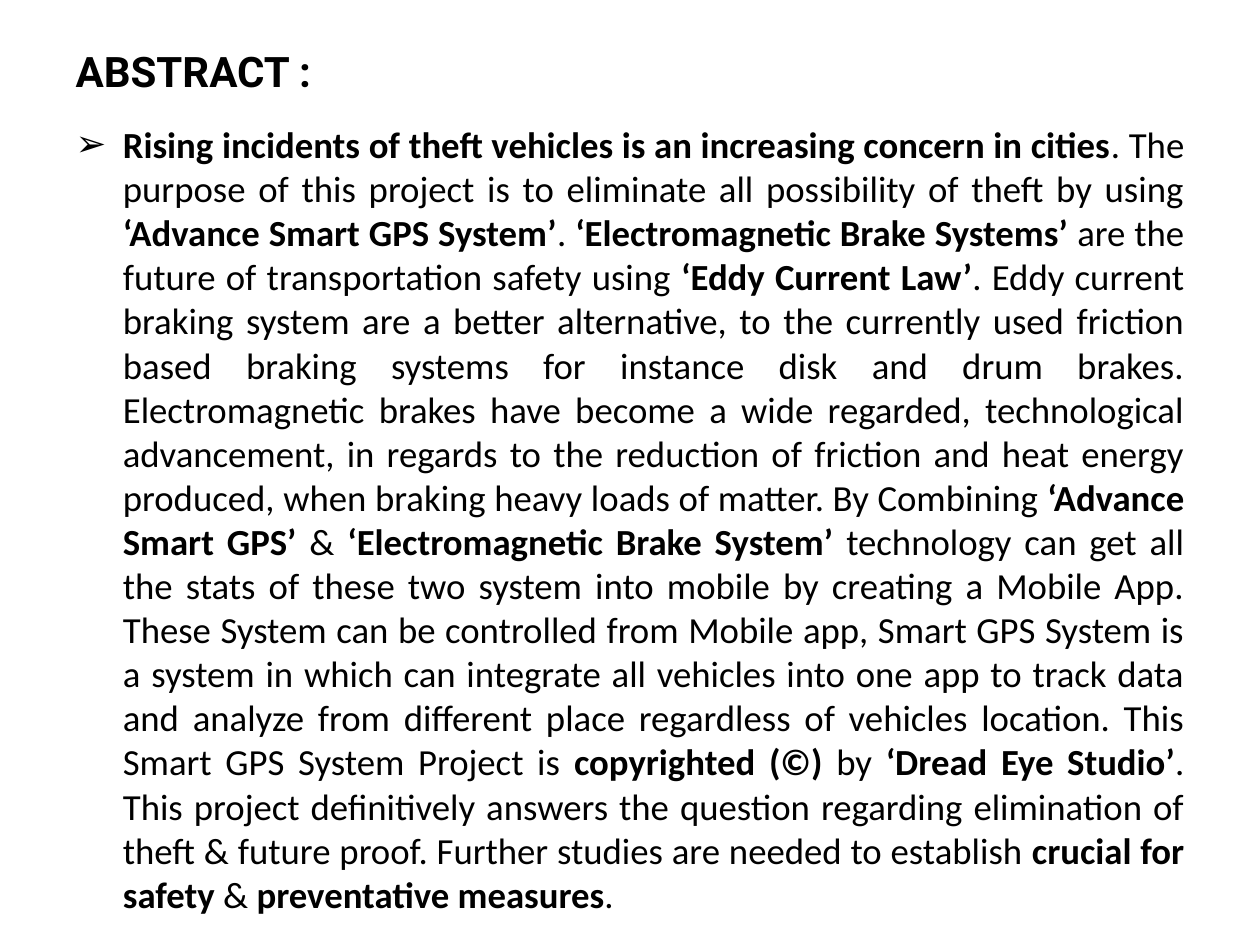
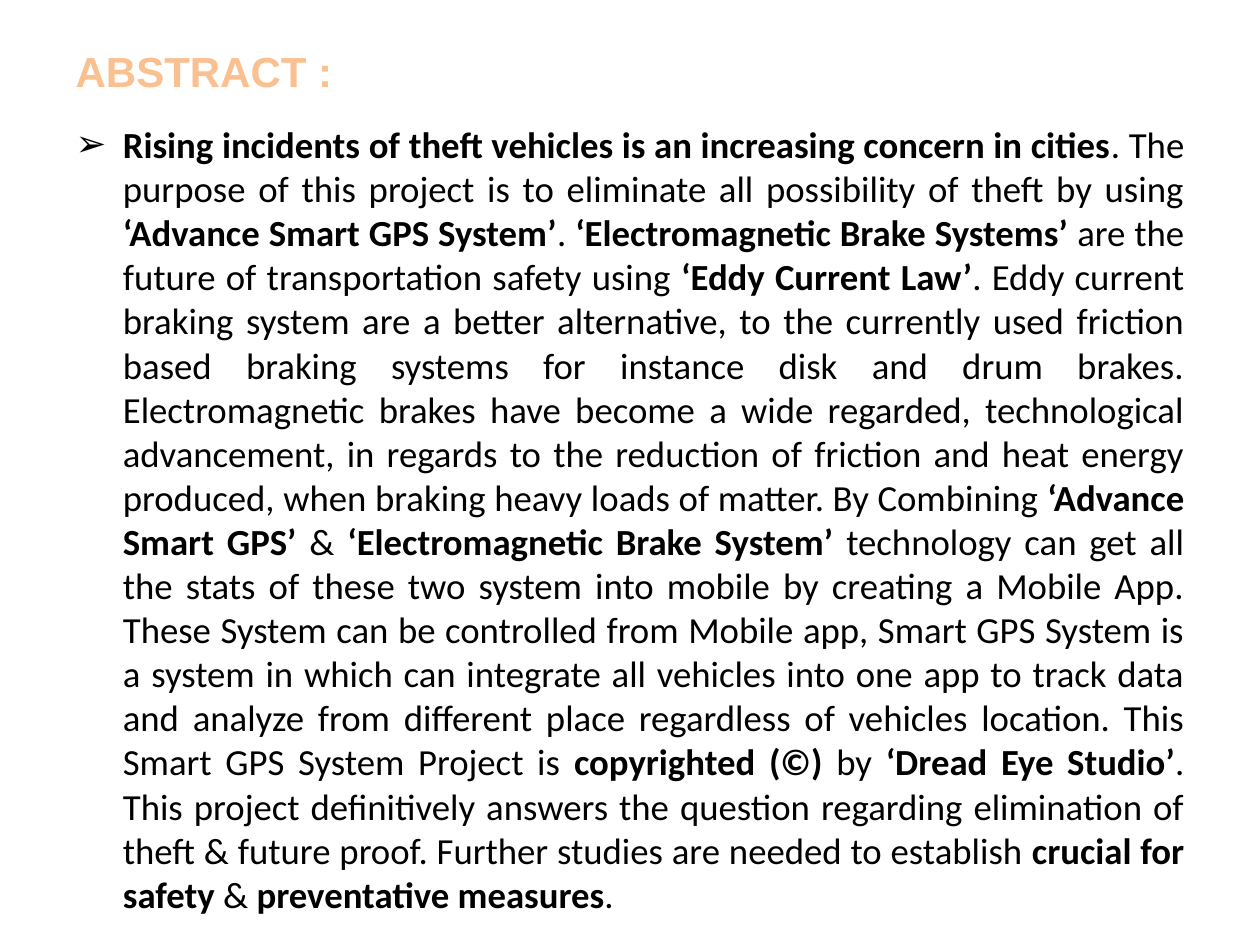
Before and after one commit to NihaalKnight87/Advance-Smart-GPS-Electromagnetic-Brake-System, a slide deck: slide 3 of AS-GPS & EMBS.pptx (slide 2 before the commit). Drawn at 1260x945 pixels with LibreOffice and Linux fonts; fonts in the diff are those of the drawing; background and template pictures are left out. Boxes give left, top, right and bottom in pixels: in the first picture for what was removed or moved away, otherwise in the second. Text is boxed around its words. In the diff, an @@ line names an element or a change of style, - is before the commit and + after.

```diff
--- a/AS-GPS & EMBS.pptx
+++ b/AS-GPS & EMBS.pptx
@@ title "ABSTRACT :" at bbox=[76, 58, 307, 88]: font Roboto to Arial, text colour #000000 to #FAC090 @@
```
Also in this commit, not shown: 1 other slide changed, 1 slide added, 3 other files.
